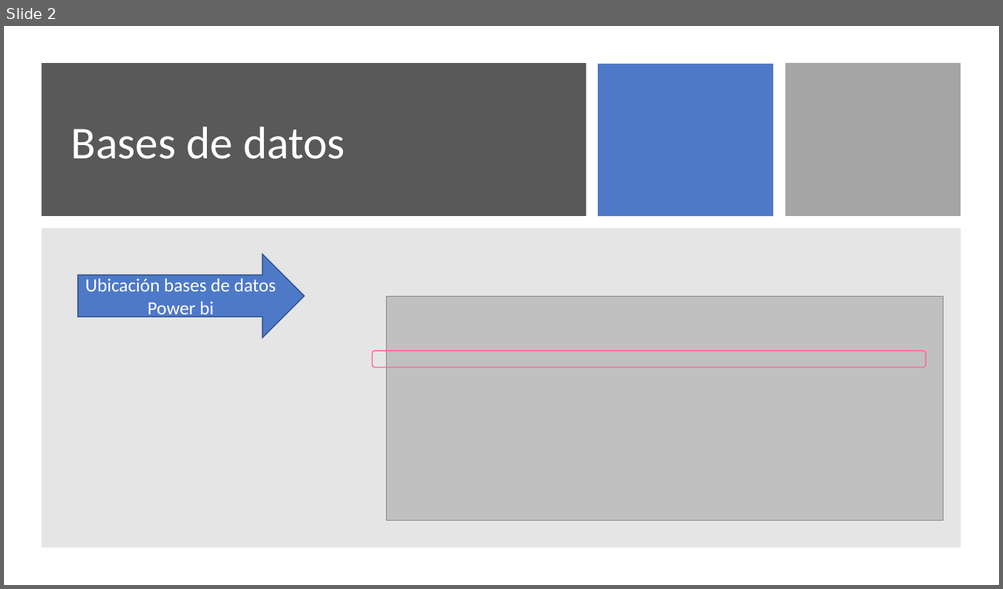
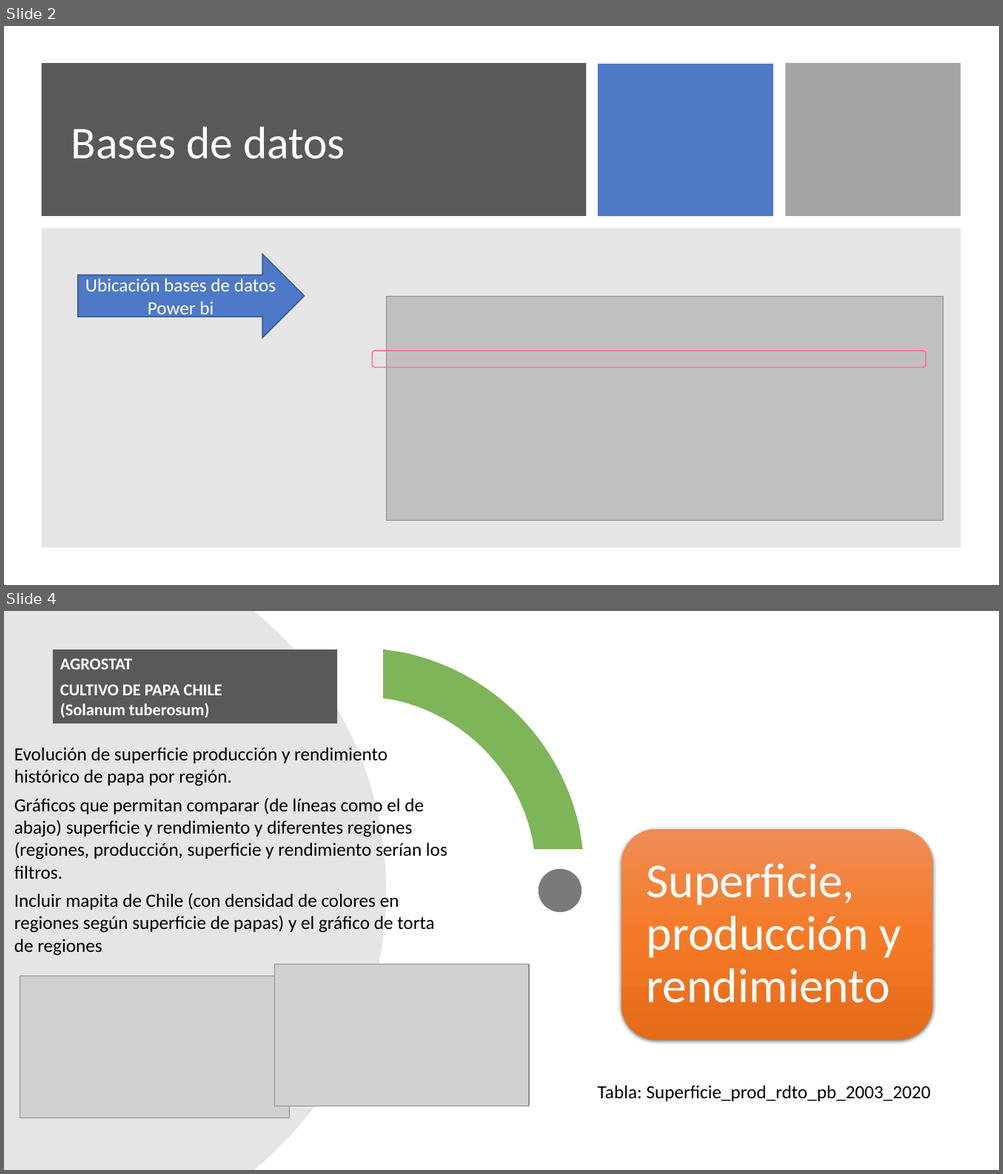
Before and after one commit to Sud-Austral/DATA-AGRO, a slide deck: DATAAGRO_papa/Power Bi_PAPA.pptx. Shown one above the other, each under a label of ours: slide 2 before the commit, slides 2 and 4 after it; the slides between them are not shown. The pictures are 1003x589 and 1003x1174 pixels, drawn with LibreOffice and Linux fonts; fonts in the diff are those of the drawing; grey boxes stand for pictures. Boxes give left, top, right and bottom in pixels: in the first picture for what was removed or moved away, otherwise in the second. Text is boxed around its words. In the diff, an @@ line names an element or a change of style, - is before the commit and + after.

```diff
--- a/DATAAGRO_papa/Power Bi_PAPA.pptx
+++ b/DATAAGRO_papa/Power Bi_PAPA.pptx
@@ slide 4 added at bbox=[4, 611, 999, 1170], background #FFFFFF @@
@@ freeform shape added at bbox=[4, 611, 386, 1170], fill #808080 at 20% opacity @@
@@ rectangle added at bbox=[53, 649, 337, 723], fill #595959, 16 pt, text #FFFFFF, bold @@
+AGROSTAT
+CULTIVO DE PAPA CHILE
+(Solanum tuberosum)
@@ freeform shape added at bbox=[383, 649, 583, 849], fill #70AD47 at 90% opacity @@
@@ text added at bbox=[14, 747, 447, 956], 18 pt, text #000000 @@
+Evolución de superficie producción y rendimiento histórico de papa por región.
+Gráficos que permitan comparar (de líneas como el de abajo) superficie y rendimiento y diferentes regiones (regiones, producción, superficie y rendimiento serían los filtros.
+Incluir mapita de Chile (con densidad de colores en regiones según superficie de papas) y el gráfico de torta de regiones
@@ rounded rectangle added at bbox=[621, 829, 932, 1040], fill gradient #F18C57 to #F67B28 to #E56C19 @@
@@ ellipse added at bbox=[538, 869, 581, 912], fill #595959 at 80% opacity @@
@@ text added at bbox=[646, 863, 902, 1003], 47 pt, text #FFFFFF @@
+Superficie, producción y rendimiento
@@ picture added at bbox=[274, 965, 529, 1107] @@
@@ picture added at bbox=[20, 976, 289, 1119] @@
@@ text added at bbox=[597, 1085, 930, 1102], 18 pt, text #000000 @@
+Tabla: Superficie_prod_rdto_pb_2003_2020
```
Also in this commit, not shown: 1 slide changed, 11 other slides added, 30 slides removed, 7 other files.
